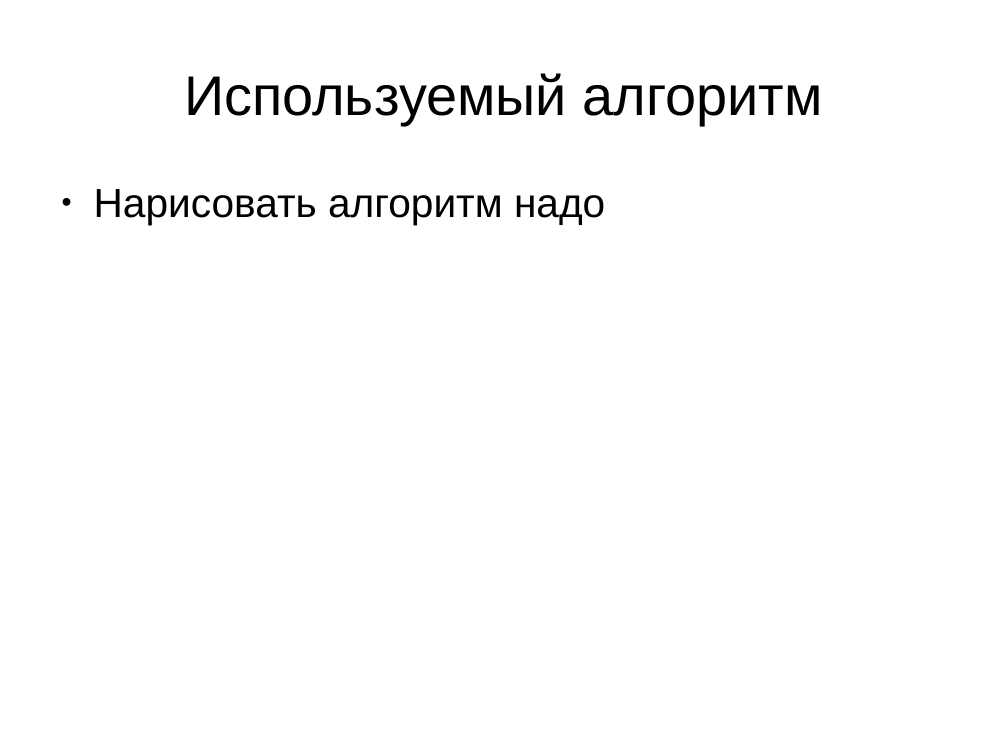
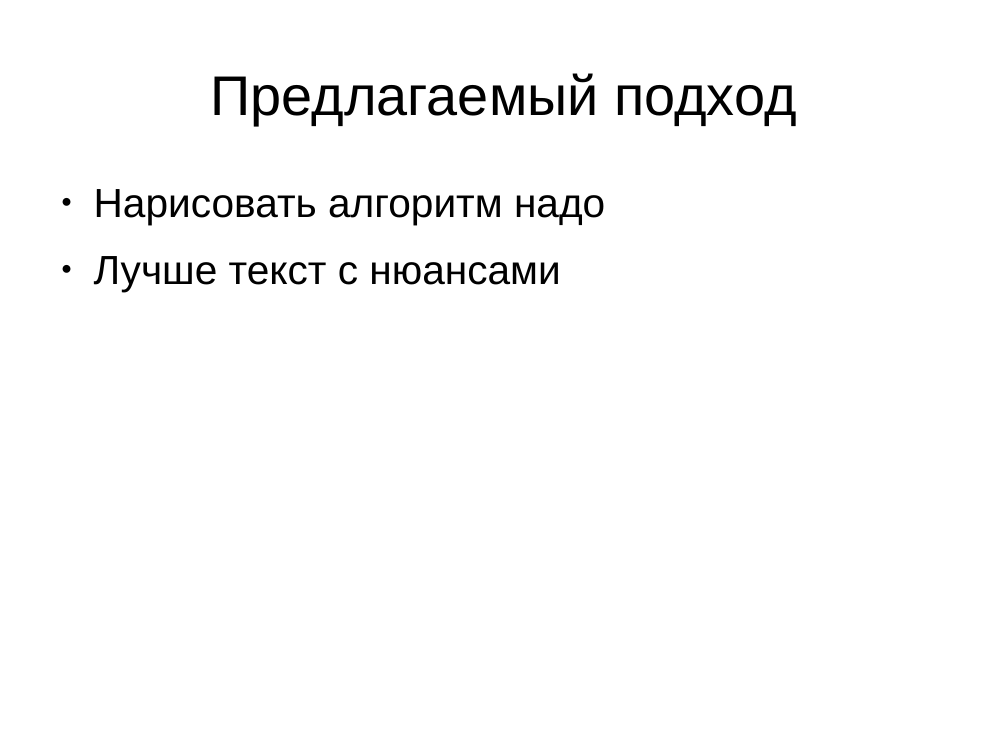
Before and after one commit to bura2017/thesis, a slide deck: slide 6 of presentation.odp (slide 5 before the commit). Drawn at 1008x756 pixels with LibreOffice and Linux fonts; fonts in the diff are those of the drawing. Boxes give left, top, right and bottom in pixels: in the first picture for what was removed or moved away, otherwise in the second. Text is boxed around its words. In the diff, an @@ line names an element or a change of style, - is before the commit and + after.

```diff
--- a/presentation.odp
+++ b/presentation.odp
@@ title at (210,73,796,125): text changed @@
-Используемый алгоритм
+Предлагаемый подход
@@ text at (94,256,560,292): paragraph added @@
+● Лучше текст с нюансами
```
Also in this commit, not shown: 2 other slides changed, 3 slides added, 5 other files.
